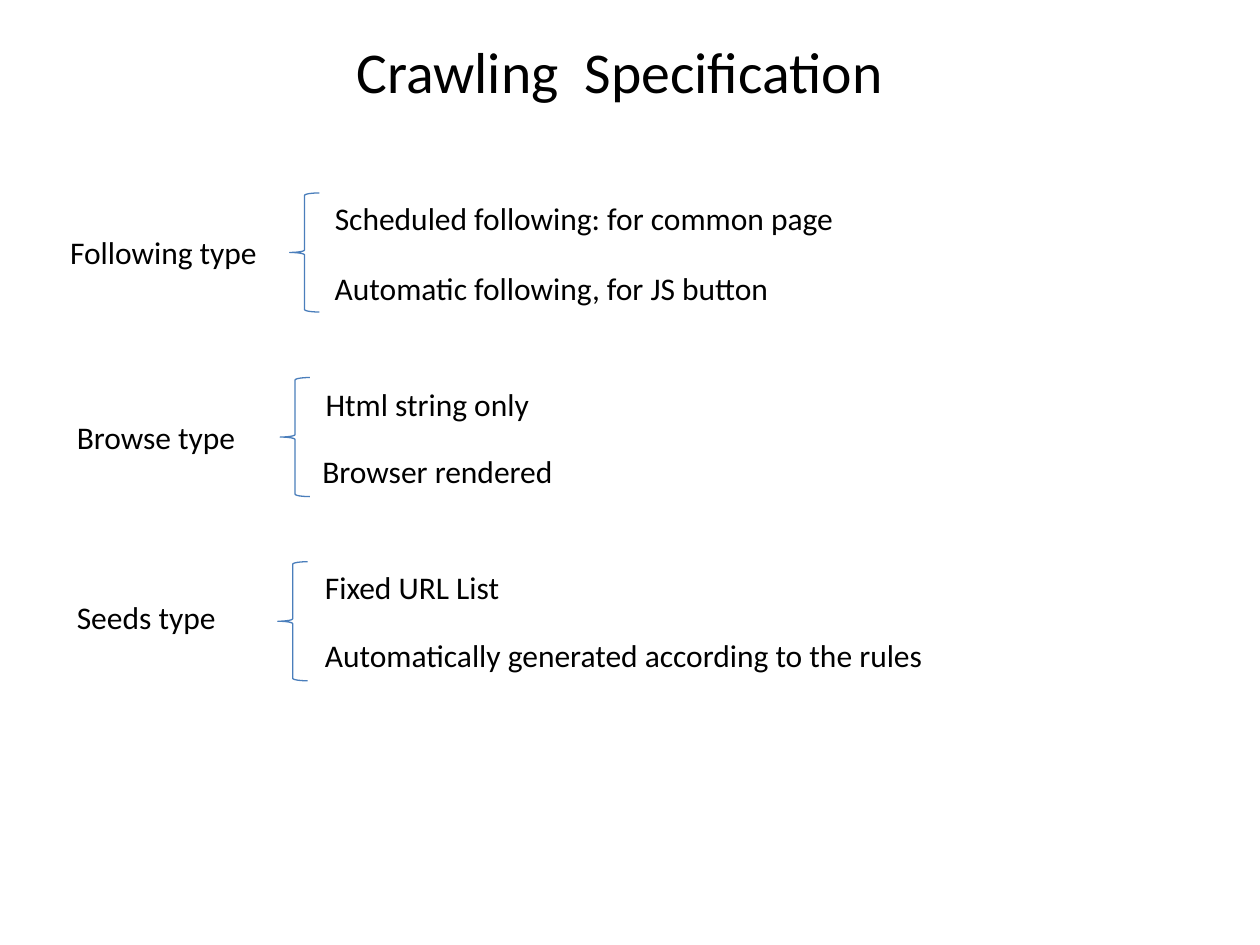
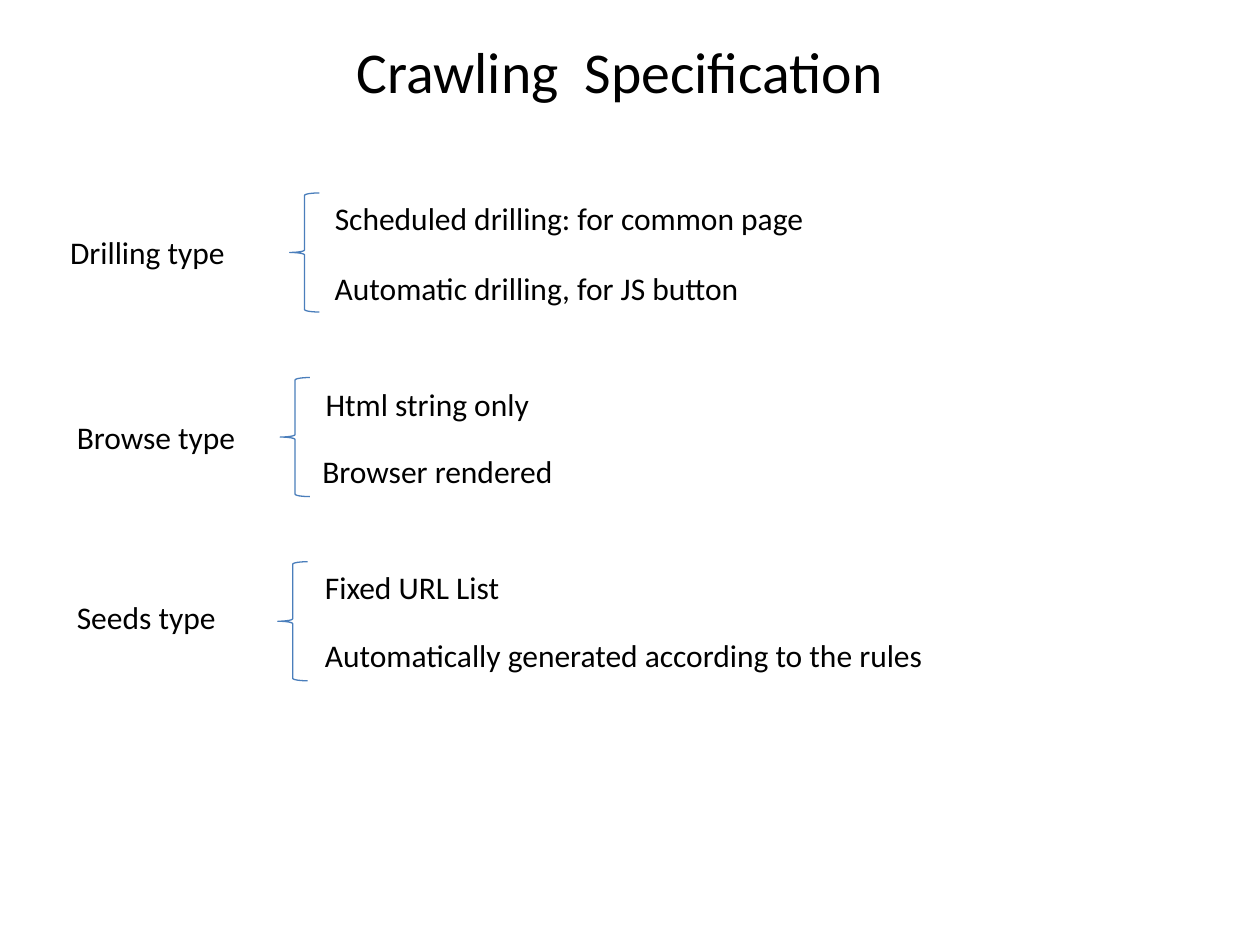
Before and after one commit to ahkimkoo/neocrawler, a slide deck: slide 5 of doc/uxcrawler-architecture.pptx. Drawn at 1260x945 pixels with LibreOffice and Linux fonts; fonts in the diff are those of the drawing. Boxes give left, top, right and bottom in pixels: in the first picture for what was removed or moved away, otherwise in the second. Text is boxed around its words. In the diff, an @@ line names an element or a change of style, - is before the commit and + after.

```diff
--- a/doc/uxcrawler-architecture.pptx
+++ b/doc/uxcrawler-architecture.pptx
@@ text at <box>335,208,803,236</box>: text changed @@
-Scheduled following: for common page
+Scheduled drilling: for common page
@@ text at <box>70,242,225,270</box>: text changed @@
-Following type
+Drilling type
@@ text at <box>335,278,738,306</box>: text changed @@
-Automatic following, for JS button
+Automatic drilling, for JS button
```
Also in this commit, not shown: 1 other slide changed, 9 other files.
